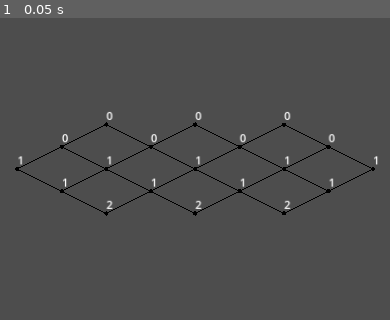
Above: before the commit, frame 1.
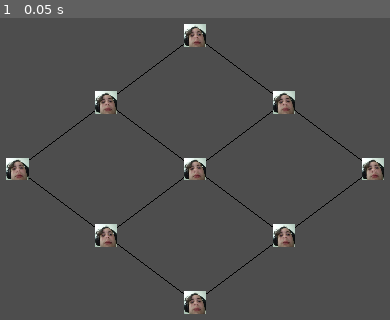
Above: after the commit, the same moment.

Repository: TE4-Umea/te4-pong
Game: Godot game, scene res://Scenes/Map/OverWorld/OverworldMap.tscn
The game is run twice, just before and just after one commit, with the same random seed, the same clock (stepped at 60 frames per second) and the same inputs.
Inputs:
- Up to frame 1 (0.05 s): no input

The runs differ from the first frame. In frame 1, 5.7% of the frame differs, in the area x 1-99%, y 1-99%.

Commit message:
Map klar

Diff:
--- a/Scenes/Map/OverWorld/MapNode.gd
+++ b/Scenes/Map/OverWorld/MapNode.gd
@@ -2,6 +2,7 @@
 
 var column
 var id
+var mouse_over = false
 
 # Called when the node enters the scene tree for the first time.
 func _ready():
@@ -9,21 +10,31 @@
 
 func _draw():
 	draw_circle(Vector2.ZERO, 3, Color.BLACK)
-	$Label.text = str(id)
 	var nodes = get_tree().get_nodes_in_group("map_node")
 	if column % 2 == 0:
 		for node in nodes:
 			if node.column == (column + 1):
 				if node.id == id or id + 1 == node.id:
-					print(str(node.column) + "==" + str(column+1))
 					draw_line(Vector2.ZERO, node.position - position, Color.BLACK)
 	else:
 		for node in nodes:
 			if node.column == (column + 1):
 				if node.id == id or id - 1 == node.id:
-					print(str(node.column) + "==" + str(column+1))
 					draw_line(Vector2.ZERO, node.position - position, Color.BLACK)
 
 # Called every frame. 'delta' is the elapsed time since the previous frame.
 func _process(delta):
-	pass
+	if mouse_over and Input.is_action_just_pressed("click"):
+		print("Click")
+
+
+func _on_area_2d_mouse_entered():
+	Input.set_default_cursor_shape(Input.CURSOR_POINTING_HAND)
+	$Sprite2D.modulate = Color.GRAY
+	mouse_over = true
+
+
+func _on_area_2d_mouse_exited():
+	Input.set_default_cursor_shape(Input.CURSOR_ARROW)
+	$Sprite2D.modulate = Color.WHITE
+	mouse_over = false
--- a/Scenes/Map/OverWorld/Map_Init.gd
+++ b/Scenes/Map/OverWorld/Map_Init.gd
@@ -1,7 +1,7 @@
 extends Marker2D
-@export var length : int = 7
-@export var x_gap : int = 64
-@export var y_gap : int = 64
+@export var length : int = 3
+@export var x_gap : int = 128
+@export var y_gap : int = 192
 
 @onready var map_node : PackedScene = preload("res://Scenes/Map/OverWorld/Map_Node.tscn")
 
--- a/Scenes/Map/OverWorld/Map_Node.tscn
+++ b/Scenes/Map/OverWorld/Map_Node.tscn
@@ -1,11 +1,23 @@
-[gd_scene load_steps=2 format=3 uid="uid://cpll6eubtvmb"]
+[gd_scene load_steps=4 format=3 uid="uid://cpll6eubtvmb"]
 
 [ext_resource type="Script" path="res://Scenes/Map/OverWorld/MapNode.gd" id="1_ryves"]
+[ext_resource type="Texture2D" uid="uid://bx2dcegbutm0j" path="res://Assets/Img/B).png" id="2_00245"]
+
+[sub_resource type="RectangleShape2D" id="RectangleShape2D_arw60"]
+size = Vector2(32, 32)
 
 [node name="MapNode" type="Marker2D" groups=["map_node"]]
 script = ExtResource("1_ryves")
 
-[node name="Label" type="Label" parent="."]
-offset_top = -24.0
-offset_right = 40.0
-offset_bottom = -1.0
+[node name="Sprite2D" type="Sprite2D" parent="."]
+position = Vector2(-1.43051e-06, -1.90735e-06)
+scale = Vector2(0.139738, 0.139738)
+texture = ExtResource("2_00245")
+
+[node name="Area2D" type="Area2D" parent="."]
+
+[node name="CollisionShape2D" type="CollisionShape2D" parent="Area2D"]
+shape = SubResource("RectangleShape2D_arw60")
+
+[connection signal="mouse_entered" from="Area2D" to="." method="_on_area_2d_mouse_entered"]
+[connection signal="mouse_exited" from="Area2D" to="." method="_on_area_2d_mouse_exited"]
--- a/project.godot
+++ b/project.godot
@@ -49,3 +49,8 @@
 , Object(InputEventKey,"resource_local_to_scene":false,"resource_name":"","device":-1,"window_id":0,"alt_pressed":false,"shift_pressed":false,"ctrl_pressed":false,"meta_pressed":false,"pressed":false,"keycode":0,"physical_keycode":4194321,"key_label":0,"unicode":0,"echo":false,"script":null)
 ]
 }
+click={
+"deadzone": 0.5,
+"events": [Object(InputEventMouseButton,"resource_local_to_scene":false,"resource_name":"","device":-1,"window_id":0,"alt_pressed":false,"shift_pressed":false,"ctrl_pressed":false,"meta_pressed":false,"button_mask":0,"position":Vector2(0, 0),"global_position":Vector2(0, 0),"factor":1.0,"button_index":1,"canceled":false,"pressed":false,"double_click":false,"script":null)
+]
+}
